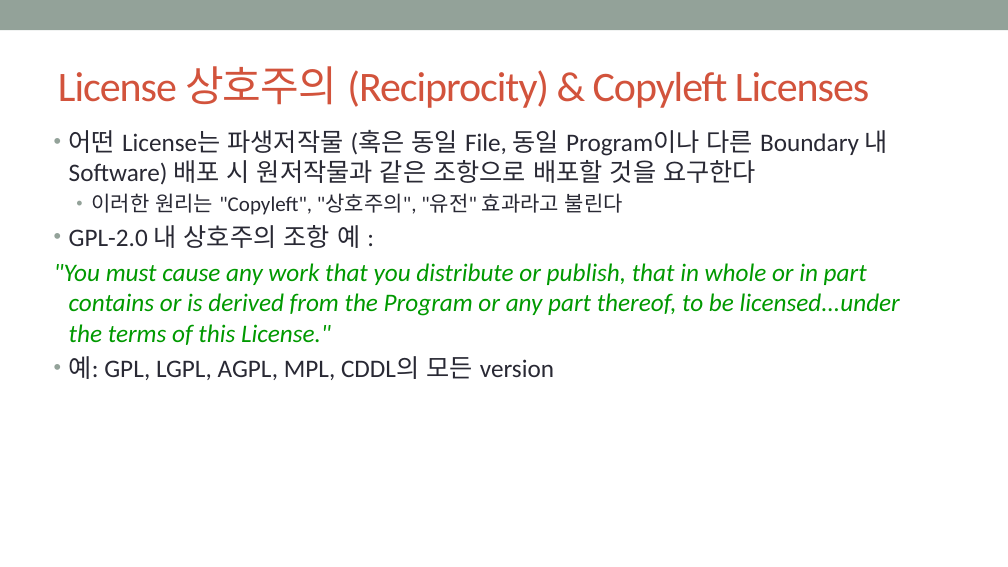
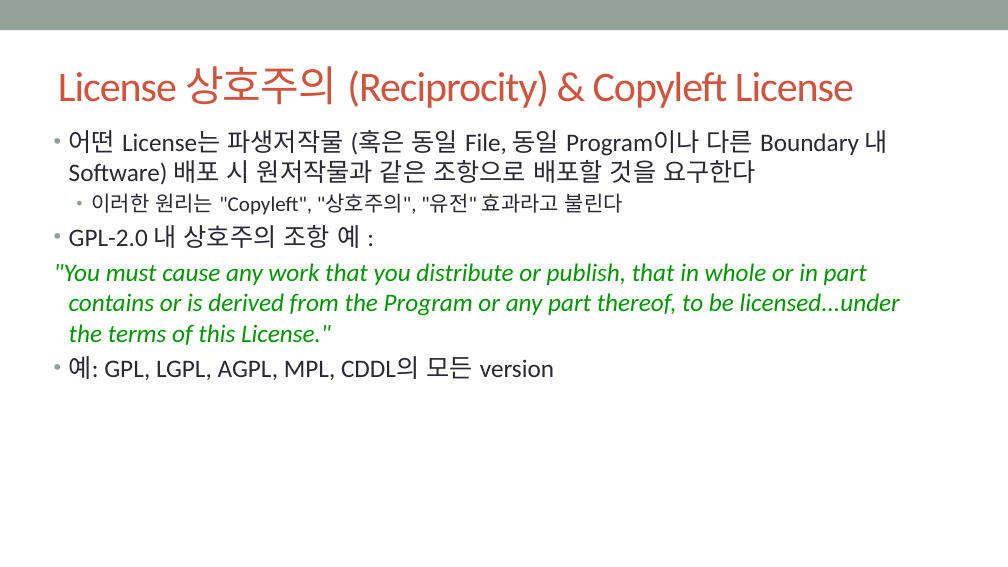
Before and after one commit to hakssung/openchain-curriculum-release-1-kor, a slide deck: slide 13 of slide/openchain-curriculum-release-1-kor.pptx. Drawn at 1008x567 pixels with LibreOffice and Linux fonts; fonts in the diff are those of the drawing; background and template pictures are left out. Boxes give left, top, right and bottom in pixels: in the first picture for what was removed or moved away, otherwise in the second. Text is boxed around its words. In the diff, an @@ line names an element or a change of style, - is before the commit and + after.

Commit message:
fix
fix

```diff
--- a/slide/openchain-curriculum-release-1-kor.pptx
+++ b/slide/openchain-curriculum-release-1-kor.pptx
@@ title at (58,66,854,108): text changed @@
-License 상호주의 (Reciprocity) & Copyleft Licenses
+License 상호주의 (Reciprocity) & Copyleft License
```
Also in this commit, not shown: 5 other slides changed.
